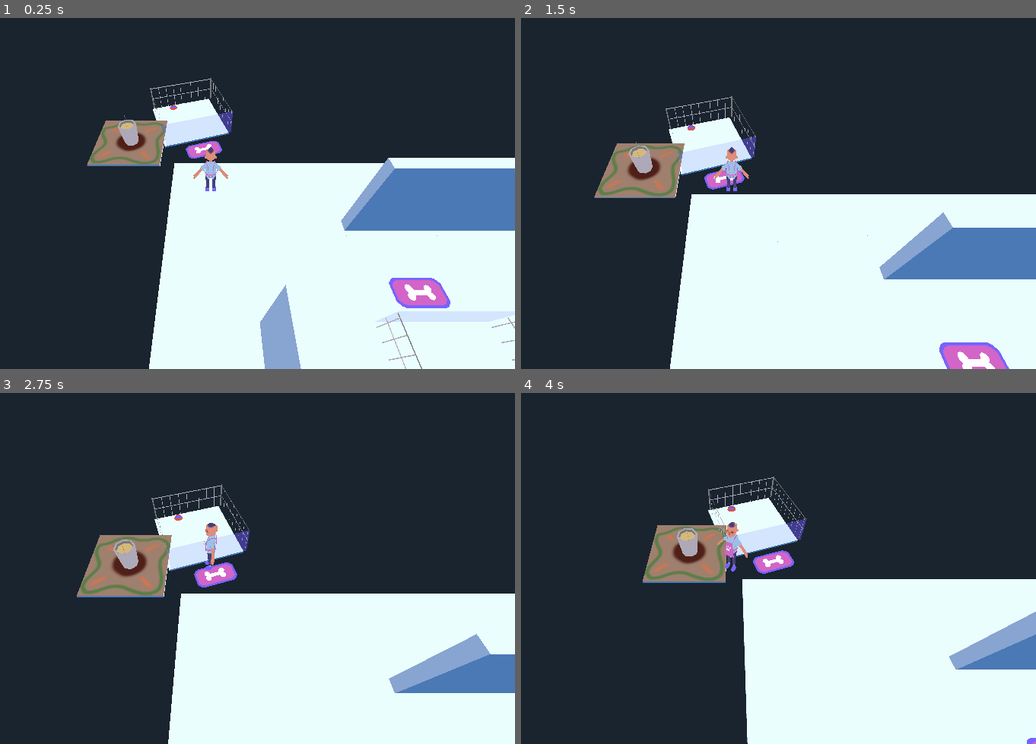
Above: before the commit, frames 1-4 (two rows, left to right).
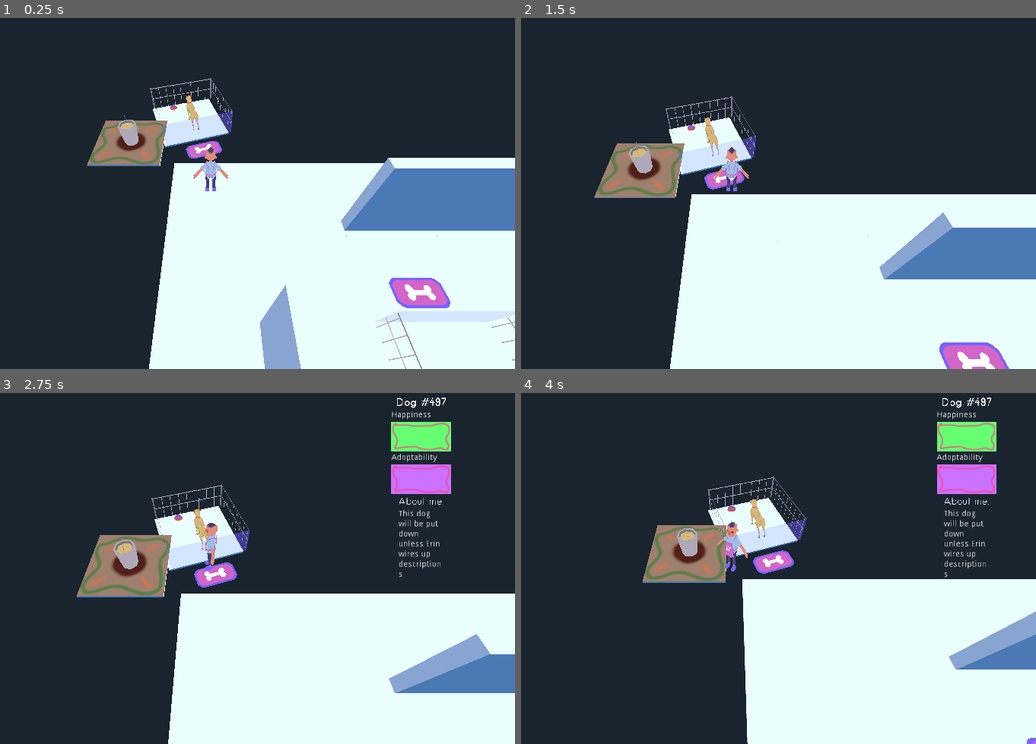
Above: after the commit, the same moments.

Repository: DevinPentecost/ld42
Game: Godot game, scene res://test_scenes/CharacterTest.tscn
The game is run twice, just before and just after one commit, with the same random seed, the same clock (stepped at 60 frames per second) and the same inputs. The project has no main scene, so this scene is started directly.
Inputs (mouse positions are in pixels of both pictures, inside the frame that each line leads up to):
- Up to frame 1 (0.25 s): no input
- Up to frame 2 (1.5 s): tap Enter at 0.5 s; move the mouse to (701, 263) at 0.52 s; hold W (player_move_up) from 0.53 s (still down); tap Space (player_action) at 0.6, 1.35 s; click (701, 263) at 0.67 s; move the mouse to (912, 246) at 1.27 s; click (912, 246) at 1.42 s
- Up to frame 3 (2.75 s): move the mouse to (25, 512) at 2.02 s; release W (player_move_up) at 2.03 s; hold A (player_move_left) from 2.03 s (still down); tap Space (player_action) at 2.1 s; click (25, 512) at 2.17 s
- Up to frame 4 (4 s): move the mouse to (763, 564) at 2.77 s; tap Space (player_action) at 2.85, 3.6 s; click (763, 564) at 2.92 s; move the mouse to (639, 477) at 3.52 s; release A (player_move_left) at 3.53 s; hold S (player_move_down) from 3.53 s (still down); click (639, 477) at 3.67 s

The runs differ from the first frame. In frame 1, 0.1% of the frame differs, in the area x 36-39%, y 21-33%; in frame 2, 0.1%; in frame 3, 2.7%, in the area x 37-88%, y 1-53%; in frame 4, 2.7%.

Commit message:
Starting GUI work, can get dog stats

Diff:
--- a/project/objects/dog/Dog.gd
+++ b/project/objects/dog/Dog.gd
@@ -55,11 +55,10 @@
 
 	_update_status(delta)
 
-	#Debug
-	if _debugging:
-		print('a ', adoption, ' h ', happiness)
-	$AdoptSprite.modulate.r = adoption
-	$HappySprite.modulate.r = happiness
+	#Tell our parent to let folks know we've updated
+	var dpar = $"../../"
+	$"../..".emit_signal("dog_status_changed")
+
 
 func _bio_ready():
 	bio = self.find_node("Biography")
--- a/project/objects/dog/Dog.tscn
+++ b/project/objects/dog/Dog.tscn
@@ -3,9 +3,8 @@
 [ext_resource path="res://objects/dog/Dog.gd" type="Script" id=1]
 [ext_resource path="res://objects/dog/dog_texture_a.png" type="Texture" id=2]
 [ext_resource path="res://objects/dog/dog_texture_b.png" type="Texture" id=3]
-[ext_resource path="res://icon.png" type="Texture" id=4]
+[ext_resource path="res://objects/dogbio.gd" type="Script" id=4]
 [ext_resource path="res://objects/dog/dog.dae" type="PackedScene" id=5]
-[ext_resource path="res://objects/dogbio.gd" type="Script" id=4]
 
 [sub_resource type="CapsuleMesh" id=1]
 
@@ -15,7 +14,7 @@
 radial_segments = 64
 rings = 8
 
-[node name="Dog" type="Spatial" index="0"]
+[node name="Dog" type="Spatial"]
 
 script = ExtResource( 1 )
 TEXTURE_A = ExtResource( 2 )
@@ -30,7 +29,7 @@
 
 [node name="MeshInstance" type="MeshInstance" parent="." index="0"]
 
-transform = Transform( 1, -7.10543e-15, -3.01876e-11, -3.01876e-11, -0.000345306, -1, -7.10543e-15, 1, -0.000345306, 0, 0.5, 0 )
+transform = Transform( 1, -7.10543e-015, -3.01876e-011, -3.01876e-011, -0.000345306, -1, -7.10543e-015, 1, -0.000345306, 0, 0.5, 0 )
 visible = false
 layers = 1
 material_override = null
@@ -54,72 +53,7 @@
 Sex = 0
 AgeMonths = 0
 
-[node name="HappySprite" type="Sprite3D" parent="." index="2"]
+[node name="dogmodel_temp" parent="." index="2" instance=ExtResource( 5 )]
 
-transform = Transform( -4.37114e-008, 0, 1, 0, 1, 0, -1, 0, -4.37114e-008, 0, 1.5, 0.5 )
-transform = Transform( -4.37114e-08, 0, 1, 0, 1, 0, -1, 0, -4.37114e-08, 0, 1.5, -0.5 )
-layers = 1
-material_override = null
-cast_shadow = 1
-extra_cull_margin = 0.0
-use_in_baked_light = false
-lod_min_distance = 0.0
-lod_min_hysteresis = 0.0
-lod_max_distance = 0.0
-lod_max_hysteresis = 0.0
-centered = true
-offset = Vector2( 0, 0 )
-flip_h = false
-flip_v = false
-modulate = Color( 0, 0, 1, 1 )
-opacity = 1.0
-pixel_size = 0.01
-axis = 2
-transparent = false
-shaded = false
-double_sided = true
-alpha_cut = 0
-texture = ExtResource( 5 )
-vframes = 1
-hframes = 1
-frame = 0
-region_enabled = false
-region_rect = Rect2( 0, 0, 0, 0 )
-_sections_unfolded = [ "Flags", "Transform" ]
-
-[node name="AdoptSprite" type="Sprite3D" parent="." index="3"]
-
-transform = Transform( -4.37114e-008, 0, 1, 0, 1, 0, -1, 0, -4.37114e-008, 0, 1.5, -0.5 )
-layers = 1
-material_override = null
-cast_shadow = 1
-extra_cull_margin = 0.0
-use_in_baked_light = false
-lod_min_distance = 0.0
-lod_min_hysteresis = 0.0
-lod_max_distance = 0.0
-lod_max_hysteresis = 0.0
-centered = true
-offset = Vector2( 0, 0 )
-flip_h = false
-flip_v = false
-modulate = Color( 0, 1, 0, 1 )
-opacity = 1.0
-pixel_size = 0.01
-axis = 2
-transparent = false
-shaded = true
-double_sided = true
-alpha_cut = 0
-texture = ExtResource( 5 )
-vframes = 1
-hframes = 1
-frame = 0
-region_enabled = false
-region_rect = Rect2( 0, 0, 0, 0 )
-_sections_unfolded = [ "Flags", "Transform" ]
-
-[node name="dogmodel_temp" parent="." index="3" instance=ExtResource( 5 )]
-
-transform = Transform( -6.51683e-08, 0, -0.4, 0, 0.4, 0, 0.4, 0, -6.51683e-08, 0, 0, 0 )
+transform = Transform( -6.51683e-008, 0, -0.4, 0, 0.4, 0, 0.4, 0, -6.51683e-008, 0, 0, 0 )
 _sections_unfolded = [ "Transform" ]
--- a/project/objects/kennel/Kennel.gd
+++ b/project/objects/kennel/Kennel.gd
@@ -1,6 +1,7 @@
 extends Spatial
 
 signal dog_adopted
+signal dog_status_changed
 
 export(PackedScene) var _dog_scene
 export(bool) var _force_dog_spawn = false #DEBUG ONLY!
--- a/project/objects/kennel/Kennel.tscn
+++ b/project/objects/kennel/Kennel.tscn
@@ -88,7 +88,9 @@
 disabled = false
 _sections_unfolded = [ "Transform" ]
 
-[node name="ActionArea" type="Area" parent="." index="1"]
+[node name="ActionArea" type="Area" parent="." index="1" groups=[
+"kennel",
+]]
 
 transform = Transform( 1, 0, 0, 0, 1, 0, 0, 0, 1, 1.5, 0, 0 )
 input_ray_pickable = false
@@ -204,7 +206,6 @@
 [node name="DogArea" type="Spatial" parent="." index="4"]
 
 transform = Transform( 1, 0, 0, 0, 1, 0, 0, 0, 1, -0.5, 0, -0.25 )
-visible = false
 script = ExtResource( 5 )
 _sections_unfolded = [ "Transform" ]
 area = Vector2( 1.25, 1.75 )
--- a/project/objects/player/Player.gd
+++ b/project/objects/player/Player.gd
@@ -2,6 +2,8 @@
 
 #Signals
 signal player_action
+signal near_kennel
+signal leave_kennel
 
 #Action input from the player
 const _action_input_event = "player_action"
@@ -187,3 +189,17 @@
 func game_over():
 	#Game has ended!
 	_game_over = true
+
+func _on_InteractArea_area_entered(area):
+
+	#Is it a kennel?
+	if area.is_in_group("kennel"):
+		#We let people know
+		emit_signal("near_kennel", area.get_parent())
+
+
+func _on_InteractArea_area_exited(area):
+	#Is it a kennel?
+	if area.is_in_group("kennel"):
+		#We let people know
+		emit_signal("leave_kennel", area.get_parent())
--- a/project/objects/player/Player.tscn
+++ b/project/objects/player/Player.tscn
@@ -24,6 +24,10 @@
 subdivide_width = 0
 subdivide_height = 0
 subdivide_depth = 0
+
+[sub_resource type="SphereShape" id=4]
+
+radius = 1.0
 
 [node name="Player" type="KinematicBody" groups=[
 "player",
@@ -70,7 +74,7 @@
 
 [node name="DebugMesh" type="MeshInstance" parent="." index="2"]
 
-transform = Transform( -2.18557e-08, 0.5, -2.18557e-08, 0, -2.18557e-08, -0.5, -0.5, -2.18557e-08, 9.55343e-16, 0.25, 2, 0 )
+transform = Transform( -2.18557e-008, 0.5, -2.18557e-008, 0, -2.18557e-008, -0.5, -0.5, -2.18557e-008, 9.55343e-016, 0.25, 2, 0 )
 visible = false
 layers = 1
 material_override = null
@@ -88,5 +92,38 @@
 
 [node name="PlayerModel" parent="." index="3" instance=ExtResource( 2 )]
 
-transform = Transform( -8.14603e-08, 0, 0.5, 0, 0.5, 0, -0.5, 0, -8.14603e-08, 0, 0, 0 )
+transform = Transform( -8.14603e-008, 0, 0.5, 0, 0.5, 0, -0.5, 0, -8.14603e-008, 0, 0, 0 )
 _sections_unfolded = [ "Transform" ]
+
+[node name="InteractArea" type="Area" parent="." index="4"]
+
+input_ray_pickable = false
+input_capture_on_drag = false
+space_override = 0
+gravity_point = false
+gravity_distance_scale = 0.0
+gravity_vec = Vector3( 0, -1, 0 )
+gravity = 9.8
+linear_damp = 0.1
+angular_damp = 1.0
+priority = 0.0
+monitoring = true
+monitorable = true
+collision_layer = 0
+collision_mask = 4
+audio_bus_override = false
+audio_bus_name = "Master"
+reverb_bus_enable = false
+reverb_bus_name = "Master"
+reverb_bus_amount = 0.0
+reverb_bus_uniformity = 0.0
+_sections_unfolded = [ "Collision" ]
+
+[node name="CollisionShape" type="CollisionShape" parent="InteractArea" index="0"]
+
+shape = SubResource( 4 )
+disabled = false
+
+[connection signal="area_entered" from="InteractArea" to="." method="_on_InteractArea_area_entered"]
+
+[connection signal="area_exited" from="InteractArea" to="." method="_on_InteractArea_area_exited"]
--- /dev/null
+++ b/project/objects/ui/BioContainer.gd
@@ -0,0 +1,66 @@
+extends VBoxContainer
+
+# class member variables go here, for example:
+# var a = 2
+# var b = "textvar"
+
+onready var _tween = $Tween
+const TWEEN_DURATION = 0.25
+const HIDE_DISTANCE = 15 + 300
+var _start_position = null
+
+func _ready():
+	# Called when the node is added to the scene for the first time.
+	# Initialization here
+
+	#Grab the starting position
+	_start_position = rect_position
+	hide(true)
+
+
+
+#func _process(delta):
+#	# Called every frame. Delta is time since last frame.
+#	# Update game logic here.
+#	pass
+
+func update_dog(dog_node):
+	#Was a dog passed?
+	if not dog_node:
+		return
+
+	#Update information about the dog
+	$NameContainer/DogName.text = dog_node.dog_name
+	$StatsContainer/VBoxContainer/HappinessProgress.value = dog_node.happiness
+	$StatsContainer/VBoxContainer/AdoptabilityProgress.value = dog_node.adoption
+	$DescriptionContainer/VBoxContainer/Description.text = dog_node.description
+
+func _tween_to_position(target_position, duration, delay=0):
+	#Stop the tween
+	_tween.stop_all()
+
+	#Make a new tween
+	_tween.interpolate_property(self, "rect_position", rect_position, target_position, duration, Tween.TRANS_QUAD, Tween.EASE_OUT, delay)
+
+	#Fire off
+	_tween.start()
+
+
+func show():
+
+	#Go back to the start position
+	var target_position = _start_position
+	_tween_to_position(target_position, TWEEN_DURATION)
+
+
+func hide(instant=false):
+
+	#Instant hide?
+	var duration = TWEEN_DURATION
+	if instant:
+		duration = 0.001
+
+	#Set the desired location
+	var target_position = _start_position
+	target_position.x += HIDE_DISTANCE
+	_tween_to_position(target_position, duration)
--- a/project/objects/ui/BioContainer.tscn
+++ b/project/objects/ui/BioContainer.tscn
@@ -1,35 +1,11 @@
-[gd_scene load_steps=6 format=2]
-
-[ext_resource path="res://fonts/fontbold.tres" type="DynamicFont" id=1]
-[ext_resource path="res://fonts/fontlight.tres" type="DynamicFont" id=2]
-
-[sub_resource type="GDScript" id=1]
-
-script/source = "extends VBoxContainer
-
-signal ViewBioSignal(dogbio)
-
-var _wiggleDuration = 1.0
-var _wiggleCur = 0.0
-
-func ViewBio(dogbio):
-	self.emit_signal(\"ViewBioSignal\", dogbio)
-	self.visible = true
-	_wiggleCur = 0.0
-
-func HideBio():
-	self.visible = false
-
-func _ready():
-	_wiggleCur = _wiggleDuration
-
-func _process(delta):
-	_wiggleCur = _wiggleCur + delta
-	if _wiggleCur >= _wiggleDuration:
-		self.rect_rotation = 0.0
-		return
-	self.rect_rotation = cos(_wiggleCur * 8.0) * 2.0"
-_sections_unfolded = [ "Resource" ]
+[gd_scene load_steps=9 format=2]
+
+[ext_resource path="res://objects/ui/BioContainer.gd" type="Script" id=1]
+[ext_resource path="res://fonts/fontbold.tres" type="DynamicFont" id=2]
+[ext_resource path="res://objects/ui/progress_back.png" type="Texture" id=3]
+[ext_resource path="res://objects/ui/progress_over.png" type="Texture" id=4]
+[ext_resource path="res://objects/ui/progress_fill.png" type="Texture" id=5]
+[ext_resource path="res://fonts/fontlight.tres" type="DynamicFont" id=6]
 
 [sub_resource type="GDScript" id=2]
 
@@ -53,14 +29,14 @@
 
 [node name="BioContainer" type="VBoxContainer"]
 
-anchor_left = 0.0
-anchor_top = 0.0
-anchor_right = 0.0
-anchor_bottom = 0.0
-margin_left = 354.0
-margin_top = 83.0
-margin_right = 638.0
-margin_bottom = 437.0
+anchor_left = 1.0
+anchor_top = 0.0
+anchor_right = 1.0
+anchor_bottom = 0.0
+margin_left = -300.0
+margin_top = 15.0
+margin_right = -15.0
+margin_bottom = 10.0
 rect_pivot_offset = Vector2( 0, 0 )
 rect_clip_content = false
 mouse_filter = 1
@@ -68,24 +44,41 @@
 size_flags_horizontal = 1
 size_flags_vertical = 1
 alignment = 0
-script = SubResource( 1 )
-_sections_unfolded = [ "Rect" ]
-
-[node name="DogName" type="Label" parent="." index="0"]
-
-anchor_left = 0.0
-anchor_top = 0.0
-anchor_right = 0.0
-anchor_bottom = 0.0
-margin_right = 284.0
+script = ExtResource( 1 )
+_sections_unfolded = [ "Anchor", "Grow Direction", "Margin", "Rect" ]
+
+[node name="NameContainer" type="CenterContainer" parent="." index="0"]
+
+anchor_left = 0.0
+anchor_top = 0.0
+anchor_right = 0.0
+anchor_bottom = 0.0
+margin_right = 285.0
 margin_bottom = 19.0
 rect_pivot_offset = Vector2( 0, 0 )
 rect_clip_content = false
-mouse_filter = 2
-mouse_default_cursor_shape = 0
-size_flags_horizontal = 1
-size_flags_vertical = 4
-custom_fonts/font = ExtResource( 1 )
+mouse_filter = 0
+mouse_default_cursor_shape = 0
+size_flags_horizontal = 1
+size_flags_vertical = 1
+use_top_left = false
+
+[node name="DogName" type="Label" parent="NameContainer" index="0"]
+
+anchor_left = 0.0
+anchor_top = 0.0
+anchor_right = 0.0
+anchor_bottom = 0.0
+margin_left = 112.0
+margin_right = 173.0
+margin_bottom = 19.0
+rect_pivot_offset = Vector2( 0, 0 )
+rect_clip_content = false
+mouse_filter = 2
+mouse_default_cursor_shape = 0
+size_flags_horizontal = 1
+size_flags_vertical = 4
+custom_fonts/font = ExtResource( 2 )
 text = "Doggie"
 percent_visible = 1.0
 lines_skipped = 0
@@ -93,26 +86,230 @@
 script = SubResource( 2 )
 _sections_unfolded = [ "Visibility", "custom_fonts" ]
 
-[node name="DogBio" type="Label" parent="." index="1"]
+[node name="StatsContainer" type="CenterContainer" parent="." index="1"]
 
 anchor_left = 0.0
 anchor_top = 0.0
 anchor_right = 0.0
 anchor_bottom = 0.0
 margin_top = 23.0
-margin_right = 284.0
-margin_bottom = 42.0
-rect_pivot_offset = Vector2( 0, 0 )
-rect_clip_content = false
-mouse_filter = 2
-mouse_default_cursor_shape = 0
-size_flags_horizontal = 1
-size_flags_vertical = 4
-custom_fonts/font = ExtResource( 2 )
-text = "Biography!"
+margin_right = 285.0
+margin_bottom = 163.0
+rect_pivot_offset = Vector2( 0, 0 )
+rect_clip_content = false
+mouse_filter = 0
+mouse_default_cursor_shape = 0
+size_flags_horizontal = 1
+size_flags_vertical = 1
+use_top_left = false
+
+[node name="VBoxContainer" type="VBoxContainer" parent="StatsContainer" index="0"]
+
+anchor_left = 0.0
+anchor_top = 0.0
+anchor_right = 0.0
+anchor_bottom = 0.0
+margin_left = 92.0
+margin_right = 192.0
+margin_bottom = 140.0
+rect_pivot_offset = Vector2( 0, 0 )
+rect_clip_content = false
+mouse_filter = 1
+mouse_default_cursor_shape = 0
+size_flags_horizontal = 1
+size_flags_vertical = 1
+alignment = 0
+
+[node name="Happiness" type="Label" parent="StatsContainer/VBoxContainer" index="0"]
+
+anchor_left = 0.0
+anchor_top = 0.0
+anchor_right = 0.0
+anchor_bottom = 0.0
+margin_right = 100.0
+margin_bottom = 14.0
+rect_pivot_offset = Vector2( 0, 0 )
+rect_clip_content = false
+mouse_filter = 2
+mouse_default_cursor_shape = 0
+size_flags_horizontal = 1
+size_flags_vertical = 4
+text = "Happiness"
+percent_visible = 1.0
+lines_skipped = 0
+max_lines_visible = -1
+
+[node name="HappinessProgress" type="TextureProgress" parent="StatsContainer/VBoxContainer" index="1"]
+
+anchor_left = 0.0
+anchor_top = 0.0
+anchor_right = 0.0
+anchor_bottom = 0.0
+margin_top = 18.0
+margin_right = 100.0
+margin_bottom = 68.0
+rect_pivot_offset = Vector2( 0, 0 )
+rect_clip_content = false
+mouse_filter = 1
+mouse_default_cursor_shape = 0
+size_flags_horizontal = 1
+size_flags_vertical = 1
+min_value = 0.0
+max_value = 1.0
+step = 1.0
+page = 0.0
+value = 0.0
+exp_edit = false
+rounded = false
+texture_under = ExtResource( 3 )
+texture_over = ExtResource( 4 )
+texture_progress = ExtResource( 5 )
+radial_fill_degrees = 360.0
+radial_center_offset = Vector2( 0, 0 )
+nine_patch_stretch = false
+_sections_unfolded = [ "Anchor", "Margin", "Textures" ]
+
+[node name="Adoptability" type="Label" parent="StatsContainer/VBoxContainer" index="2"]
+
+anchor_left = 0.0
+anchor_top = 0.0
+anchor_right = 0.0
+anchor_bottom = 0.0
+margin_top = 72.0
+margin_right = 100.0
+margin_bottom = 86.0
+rect_pivot_offset = Vector2( 0, 0 )
+rect_clip_content = false
+mouse_filter = 2
+mouse_default_cursor_shape = 0
+size_flags_horizontal = 1
+size_flags_vertical = 4
+text = "Adoptability"
+percent_visible = 1.0
+lines_skipped = 0
+max_lines_visible = -1
+
+[node name="AdoptabilityProgress" type="TextureProgress" parent="StatsContainer/VBoxContainer" index="3"]
+
+anchor_left = 0.0
+anchor_top = 0.0
+anchor_right = 0.0
+anchor_bottom = 0.0
+margin_top = 90.0
+margin_right = 100.0
+margin_bottom = 140.0
+rect_pivot_offset = Vector2( 0, 0 )
+rect_clip_content = false
+mouse_filter = 1
+mouse_default_cursor_shape = 0
+size_flags_horizontal = 1
+size_flags_vertical = 1
+min_value = 0.0
+max_value = 1.0
+step = 1.0
+page = 0.0
+value = 0.0
+exp_edit = false
+rounded = false
+texture_under = ExtResource( 3 )
+texture_over = ExtResource( 4 )
+texture_progress = ExtResource( 5 )
+radial_fill_degrees = 360.0
+radial_center_offset = Vector2( 0, 0 )
+nine_patch_stretch = false
+_sections_unfolded = [ "Anchor", "Margin", "Textures" ]
+
+[node name="DescriptionContainer" type="CenterContainer" parent="." index="2"]
+
+anchor_left = 0.0
+anchor_top = 0.0
+anchor_right = 0.0
+anchor_bottom = 0.0
+margin_top = 167.0
+margin_right = 285.0
+margin_bottom = 1088.0
+rect_pivot_offset = Vector2( 0, 0 )
+rect_clip_content = false
+mouse_filter = 0
+mouse_default_cursor_shape = 0
+size_flags_horizontal = 1
+size_flags_vertical = 1
+use_top_left = false
+_sections_unfolded = [ "Anchor", "Margin" ]
+
+[node name="VBoxContainer" type="VBoxContainer" parent="DescriptionContainer" index="0"]
+
+anchor_left = 0.0
+anchor_top = 0.0
+anchor_right = 0.0
+anchor_bottom = 0.0
+margin_left = 104.0
+margin_right = 180.0
+margin_bottom = 921.0
+grow_horizontal = 0
+grow_vertical = 0
+rect_pivot_offset = Vector2( 0, 0 )
+rect_clip_content = false
+mouse_filter = 1
+mouse_default_cursor_shape = 0
+size_flags_horizontal = 1
+size_flags_vertical = 1
+alignment = 0
+_sections_unfolded = [ "Anchor", "Grow Direction", "Margin" ]
+
+[node name="DogBio" type="Label" parent="DescriptionContainer/VBoxContainer" index="0"]
+
+anchor_left = 0.0
+anchor_top = 0.0
+anchor_right = 0.0
+anchor_bottom = 0.0
+margin_right = 76.0
+margin_bottom = 19.0
+rect_pivot_offset = Vector2( 0, 0 )
+rect_clip_content = false
+mouse_filter = 2
+mouse_default_cursor_shape = 0
+size_flags_horizontal = 1
+size_flags_vertical = 4
+custom_fonts/font = ExtResource( 6 )
+text = "About me:"
+percent_visible = 1.0
+lines_skipped = 0
+max_lines_visible = -1
+script = SubResource( 3 )
+_sections_unfolded = [ "Anchor", "Margin", "custom_fonts" ]
+
+[node name="Description" type="Label" parent="DescriptionContainer/VBoxContainer" index="1"]
+
+anchor_left = 0.0
+anchor_top = 0.0
+anchor_right = 0.0
+anchor_bottom = 0.0
+margin_top = 23.0
+margin_right = 76.0
+margin_bottom = 921.0
+rect_pivot_offset = Vector2( 0, 0 )
+rect_clip_content = false
+mouse_filter = 2
+mouse_default_cursor_shape = 0
+size_flags_horizontal = 1
+size_flags_vertical = 4
+text = "There are, of course, cases where you want to set information to a transform. Imagine a first person controller or orbiting camera. Those are definitely done using angles, because you do want the transforms to happen in a specific order.
+
+For such cases, keep the angles and rotations outside the transform and set them every frame. Don’t try retrieve them and re-use them because the transform is not meant to be used this way.
+
+Example of looking around, FPS style:"
 autowrap = true
 percent_visible = 1.0
 lines_skipped = 0
 max_lines_visible = -1
-script = SubResource( 3 )
-_sections_unfolded = [ "custom_fonts" ]
+_sections_unfolded = [ "Anchor", "Margin" ]
+
+[node name="Tween" type="Tween" parent="." index="3"]
+
+repeat = false
+playback_process_mode = 1
+playback_speed = 1.0
+playback/active = false
+playback/repeat = false
+playback/speed = 1.0
--- /dev/null
+++ b/project/objects/ui/GUI.gd
@@ -0,0 +1,55 @@
+extends Node
+
+# class member variables go here, for example:
+# var a = 2
+# var b = "textvar"
+
+#Game controller in charge
+onready var _game_controller = $"../GameController"
+onready var _player = $"../Player"
+
+func _ready():
+	# Called when the node is added to the scene for the first time.
+	# Initialization here
+
+	#Listen to the game controller
+	_game_controller.connect("game_over", self, "_on_GameController_game_over")
+	_game_controller.connect("score_changed", self, "_on_GameController_score_changed")
+	_game_controller.connect("food_changed", self, "_on_GameController_food_changed")
+	_game_controller.connect("not_enough_food", self, "_on_GameController_not_enough_food")
+
+	#Listen to the player
+	_player.connect("near_kennel", self, "_on_Player_near_kennel")
+	_player.connect("leave_kennel", self, "_on_Player_leave_kennel")
+
+#func _process(delta):
+#	# Called every frame. Delta is time since last frame.
+#	# Update game logic here.
+#	pass
+
+
+func _on_GameController_score_changed(time, adoptions):
+	pass
+
+func _on_GameController_food_changed(food):
+	pass
+
+func _on_GameController_not_enough_food():
+	pass
+
+func _on_Player_near_kennel(kennel):
+	#Listen for changes
+	kennel.connect("dog_status_changed", self, "_on_Kennel_dog_status_changed", [kennel])
+	$BioContainer.show()
+	$BioContainer.update_dog(kennel._active_dog_node)
+
+func _on_Player_leave_kennel(kennel):
+	#Done with this doggo
+	$BioContainer.hide()
+	kennel.disconnect("dog_status_changed", self, "_on_Kennel_dog_status_changed")
+	kennel = null
+
+
+func _on_Kennel_dog_status_changed(kennel):
+	#Update the bio
+	$BioContainer.update_dog(kennel._active_dog_node)
--- /dev/null
+++ b/project/objects/ui/GUI.tscn
@@ -0,0 +1,10 @@
+[gd_scene load_steps=3 format=2]
+
+[ext_resource path="res://objects/ui/GUI.gd" type="Script" id=1]
+[ext_resource path="res://objects/ui/BioContainer.tscn" type="PackedScene" id=2]
+
+[node name="GUI" type="Node"]
+
+script = ExtResource( 1 )
+
+[node name="BioContainer" parent="." index="0" instance=ExtResource( 2 )]
--- a/project/test_scenes/CharacterTest.tscn
+++ b/project/test_scenes/CharacterTest.tscn
@@ -1,30 +1,33 @@
-[gd_scene load_steps=7 format=2]
+[gd_scene load_steps=8 format=2]
 
-[ext_resource path="res://objects/game_grid/GameGrid.tscn" type="PackedScene" id=1]
-[ext_resource path="res://objects/game/GameController.tscn" type="PackedScene" id=2]
-[ext_resource path="res://objects/player/Player.tscn" type="PackedScene" id=3]
-[ext_resource path="res://objects/game/Camera.tscn" type="PackedScene" id=4]
-[ext_resource path="res://objects/kennel/Kennel.tscn" type="PackedScene" id=5]
-[ext_resource path="res://objects/food_bucket/FoodBucket.tscn" type="PackedScene" id=6]
+[ext_resource path="res://objects/ui/GUI.tscn" type="PackedScene" id=1]
+[ext_resource path="res://objects/game_grid/GameGrid.tscn" type="PackedScene" id=2]
+[ext_resource path="res://objects/game/GameController.tscn" type="PackedScene" id=3]
+[ext_resource path="res://objects/player/Player.tscn" type="PackedScene" id=4]
+[ext_resource path="res://objects/game/Camera.tscn" type="PackedScene" id=5]
+[ext_resource path="res://objects/kennel/Kennel.tscn" type="PackedScene" id=6]
+[ext_resource path="res://objects/food_bucket/FoodBucket.tscn" type="PackedScene" id=7]
 
 [node name="CharacterTest" type="Node" index="0"]
 
-[node name="GameGrid" parent="." index="0" instance=ExtResource( 1 )]
+[node name="GUI" parent="." index="0" instance=ExtResource( 1 )]
+
+[node name="GameGrid" parent="." index="1" instance=ExtResource( 2 )]
 
 _sections_unfolded = [ "Pause" ]
 
-[node name="GameController" parent="." index="1" instance=ExtResource( 2 )]
+[node name="GameController" parent="." index="2" instance=ExtResource( 3 )]
 
-[node name="Player" parent="." index="2" instance=ExtResource( 3 )]
+[node name="Player" parent="." index="3" instance=ExtResource( 4 )]
 
-[node name="Camera" parent="." index="3" instance=ExtResource( 4 )]
+[node name="Camera" parent="." index="4" instance=ExtResource( 5 )]
 
-[node name="Kennel" parent="." index="4" instance=ExtResource( 5 )]
+[node name="Kennel" parent="." index="5" instance=ExtResource( 6 )]
 
 transform = Transform( -0.94947, 0, -0.313857, 0, 1, 0, 0.313857, 0, -0.94947, 5.90267, 0, -1.41698 )
 _force_dog_spawn = true
 
-[node name="DirectionalLight" type="DirectionalLight" parent="." index="5"]
+[node name="DirectionalLight" type="DirectionalLight" parent="." index="6"]
 
 transform = Transform( 0.819152, -0.368688, 0.439385, 0, 0.766044, 0.642788, -0.573577, -0.526541, 0.627507, 0, 0, 0 )
 layers = 1
@@ -52,6 +55,6 @@
 directional_shadow_max_distance = 200.0
 _sections_unfolded = [ "Transform" ]
 
-[node name="FoodBucket" parent="." index="6" instance=ExtResource( 6 )]
+[node name="FoodBucket" parent="." index="7" instance=ExtResource( 7 )]
 
 transform = Transform( 1, 0, 0, 0, 1, 0, 0, 0, 1, 3.84646, 0, -4.79574 )
Not shown, added: project/icon_head.png.import
Not shown: 1 places in project/objects/player/Player.tscn that only renumber resources
Binary file added: project/objects/ui/progress_back.png
Not shown, added: project/objects/ui/progress_back.png.import
Binary file added: project/objects/ui/progress_fill.png
Not shown, added: project/objects/ui/progress_fill.png.import
Binary file added: project/objects/ui/progress_over.png
Not shown, added: project/objects/ui/progress_over.png.import
